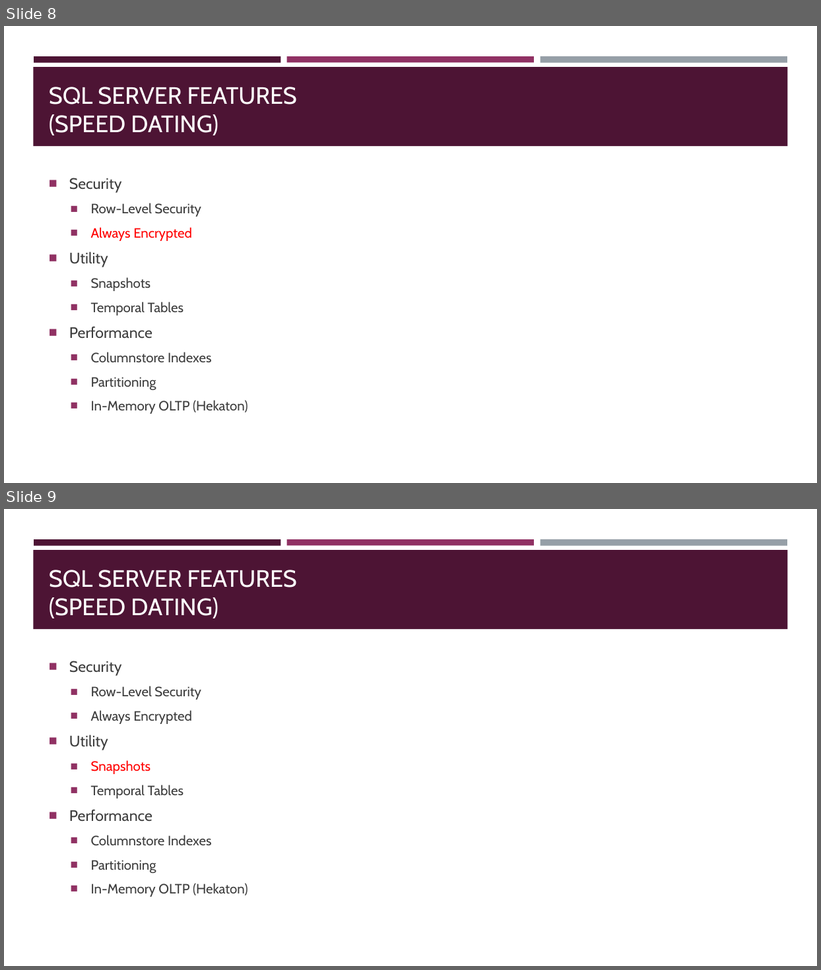
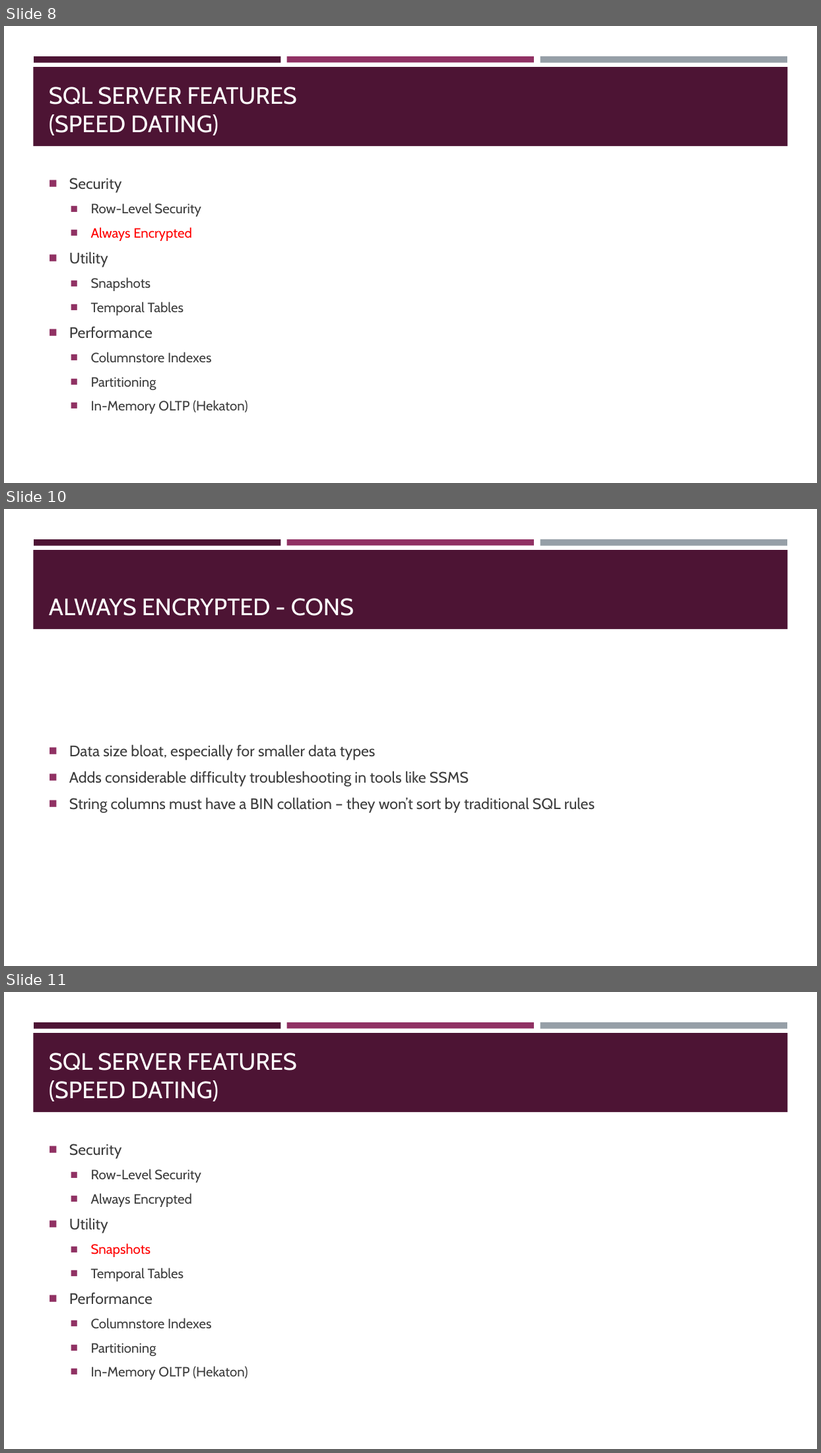
Before and after one commit to sqltran/SevenAwesomeSQLFeatures, a slide deck: AwesomeFreeSQLServerFeatures.pptx. Shown one above the other, each under a label of ours: slides 8 and 9 before the commit, slides 8, 10 and 11 after it; the slides between them are not shown. The pictures are 821x970 and 821x1453 pixels, drawn with LibreOffice and Linux fonts; fonts in the diff are those of the drawing. Boxes give left, top, right and bottom in pixels: in the first picture for what was removed or moved away, otherwise in the second. Text is boxed around its words. In the diff, an @@ line names an element or a change of style, - is before the commit and + after.

Commit message:
Add slides for Always Encrypted.

```diff
--- a/AwesomeFreeSQLServerFeatures.pptx
+++ b/AwesomeFreeSQLServerFeatures.pptx
@@ slide 10 added at bbox=[4, 509, 817, 966], background #FFFFFF; not listed: 4 template elements that a slide beside it also shows @@
@@ title added at bbox=[49, 598, 354, 616], 28 pt, text #FFFFFF @@
+ALWAYS ENCRYPTED - CONS
@@ text added at bbox=[69, 745, 595, 813], 18 pt, text #3D3D3D @@
+■ Data size bloat, especially for smaller data types
+■ Adds considerable difficulty troubleshooting in tools like SSMS
+■ String columns must have a BIN collation – they won’t sort by traditional SQL rules
@@ what was slide 9 is now slide 11 @@
```
Also in this commit, not shown: 1 other slide added.
